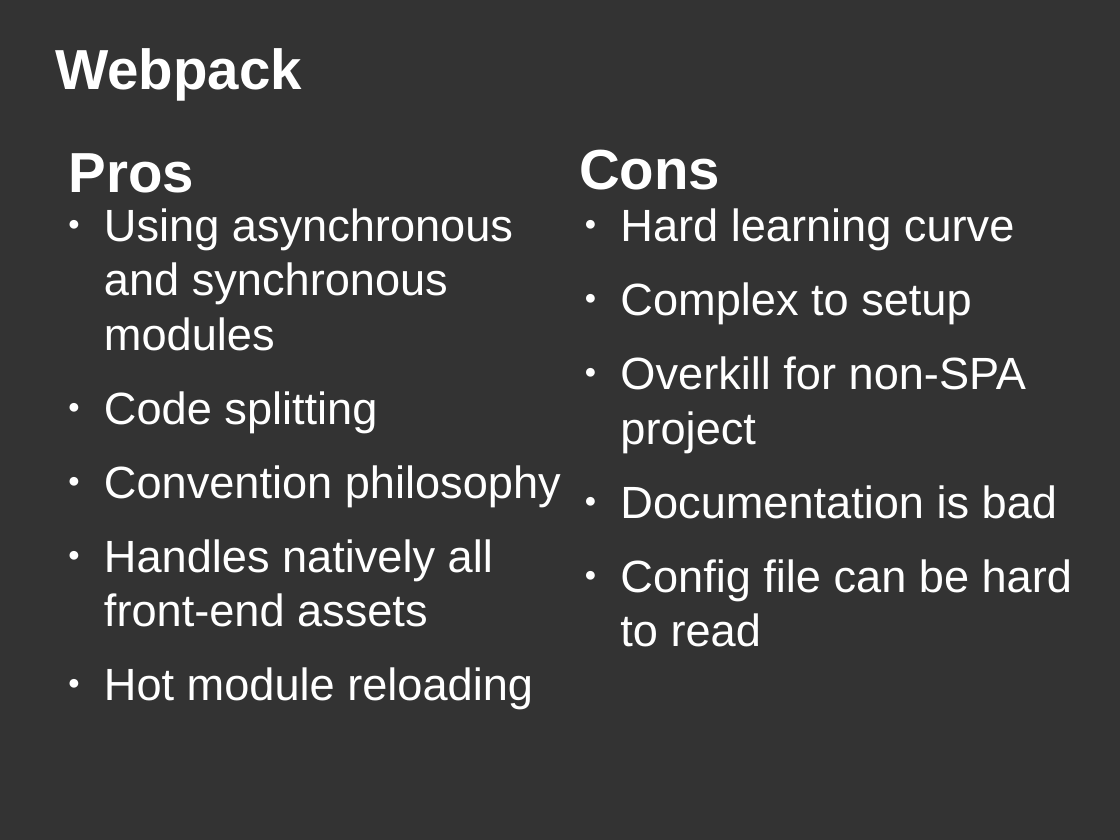
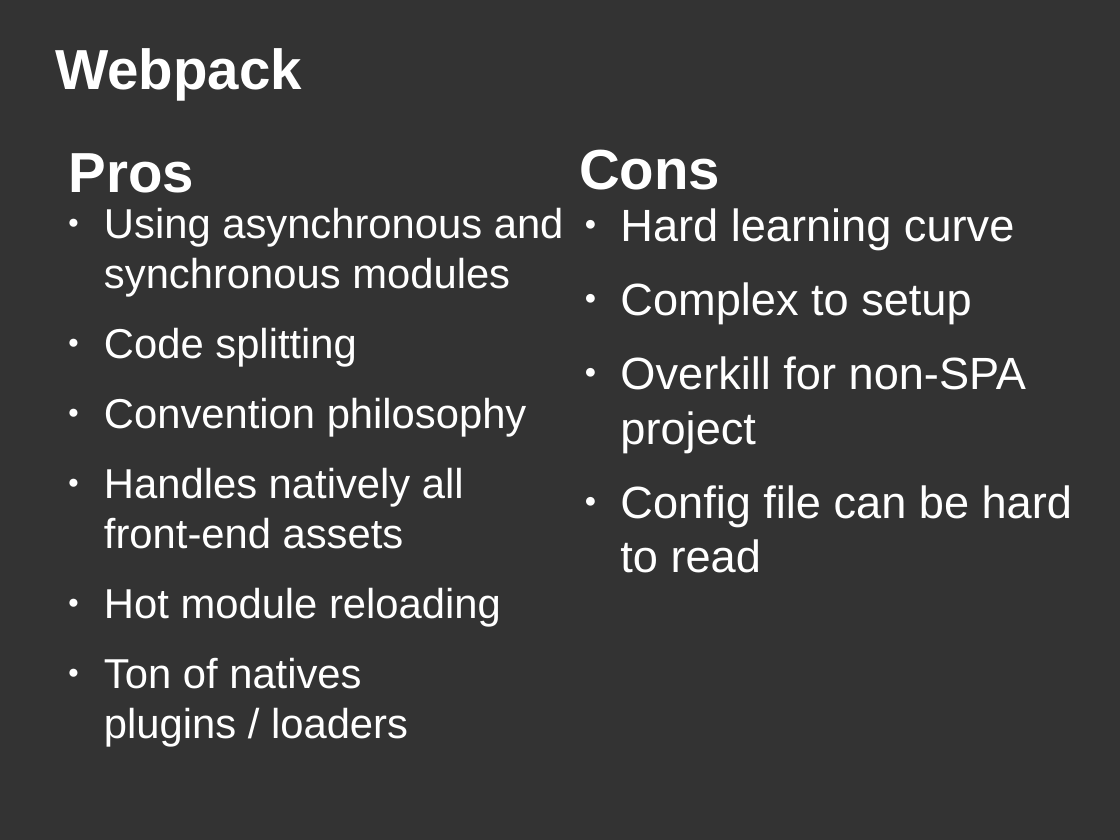
Before and after one commit to DanYellow/misc-tests, a slide deck: slide 53 of webpack-presentation-examples/webpack-presentation.odp (slide 34 before the commit). Drawn at 1120x840 pixels with LibreOffice and Linux fonts; fonts in the diff are those of the drawing. Boxes give left, top, right and bottom in pixels: in the first picture for what was removed or moved away, otherwise in the second. Text is boxed around its words. In the diff, an @@ line names an element or a change of style, - is before the commit and + after.

```diff
--- a/webpack-presentation-examples/webpack-presentation.odp
+++ b/webpack-presentation-examples/webpack-presentation.odp
@@ text at (104,207,564,627): size 32 to 29.6 pt in "Using asynchronous and synchronous modules", "Code splitting", "Convention philosophy", "Handles natively all front-end assets" and 1 more places @@
@@ text at (620,485,1057,519): paragraph removed @@
-● Documentation is bad
@@ text at (104,657,361,689): paragraph added @@
+● Ton of natives
+  plugins / loaders
```
Also in this commit, not shown: 4 other slides changed, 2 slides added, 1 slide removed, 19 other files.
